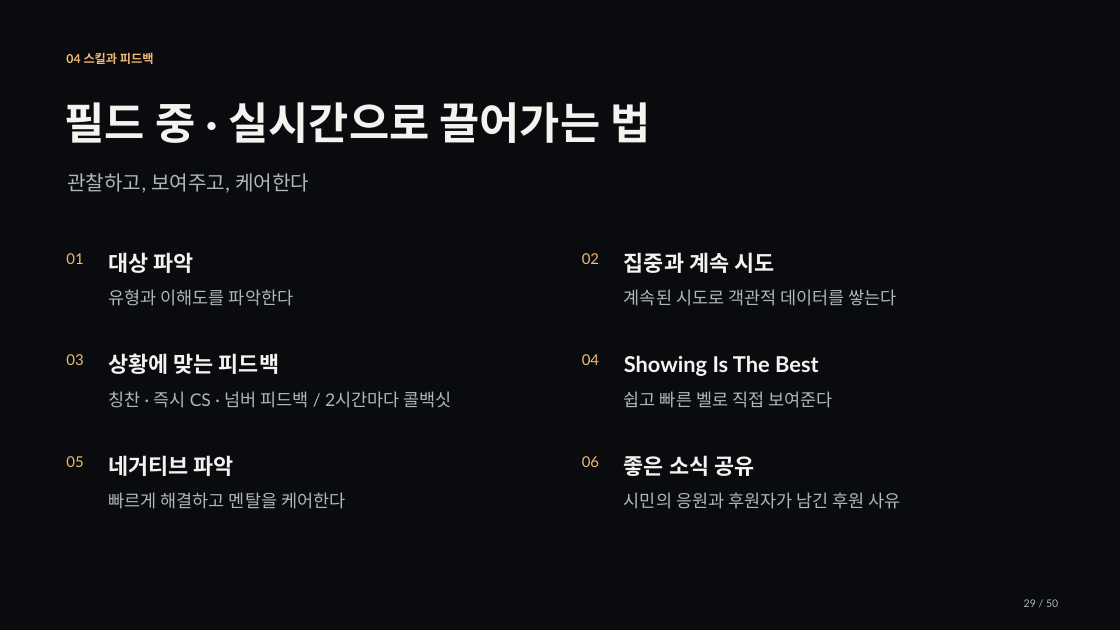
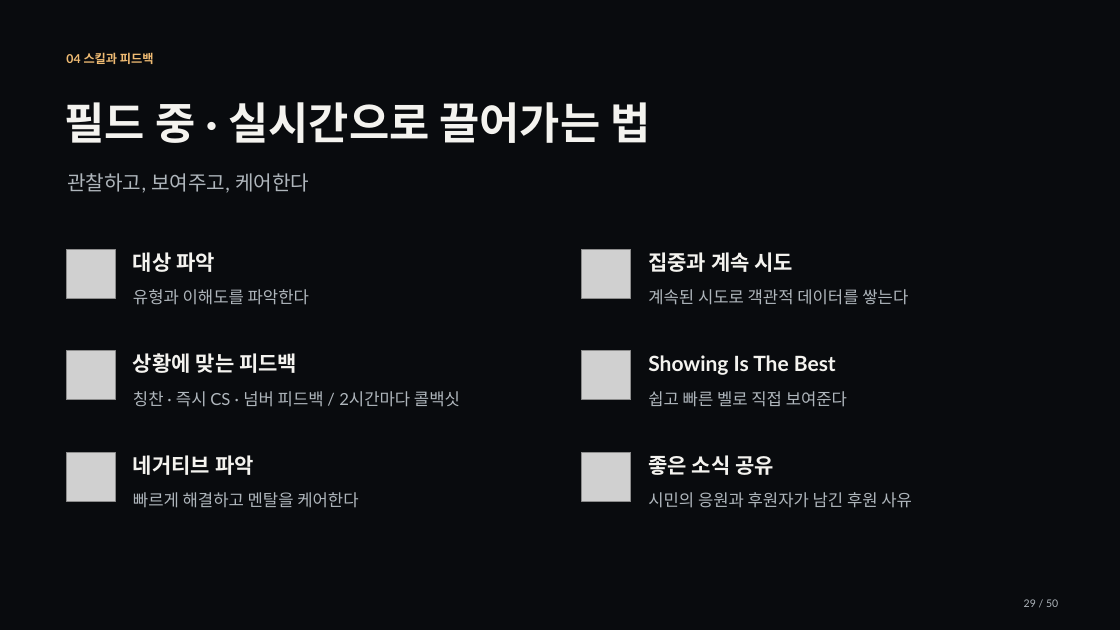
Before and after one commit to jaeyoung5178-bot/Presence, a slide deck: slide 29 of education/training/signature/training-signature.pptx. Drawn at 1120x630 pixels with LibreOffice and Linux fonts; fonts in the diff are those of the drawing; grey boxes stand for pictures. Boxes give left, top, right and bottom in pixels: in the first picture for what was removed or moved away, otherwise in the second. Text is boxed around its words. In the diff, an @@ line names an element or a change of style, - is before the commit and + after.

```diff
--- a/education/training/signature/training-signature.pptx
+++ b/education/training/signature/training-signature.pptx
@@ text removed at bbox=[66, 253, 83, 264] @@
-01
@@ picture added at bbox=[66, 250, 115, 298] @@
@@ text "대상 파악": place and size @@
-text "대상 파악" at bbox=[109, 252, 194, 273]
+text "대상 파악" at bbox=[133, 252, 215, 272]
@@ text removed at bbox=[582, 253, 599, 264] @@
-02
@@ picture added at bbox=[582, 250, 631, 298] @@
@@ text "집중과 계속 시도": place and size @@
-text "집중과 계속 시도" at bbox=[624, 252, 774, 273]
+text "집중과 계속 시도" at bbox=[648, 252, 793, 272]
@@ text "유형과 이해도를 파악한다": place and size @@
-text "유형과 이해도를 파악한다" at bbox=[109, 289, 293, 306]
+text "유형과 이해도를 파악한다" at bbox=[133, 289, 309, 305]
@@ text "계속된 시도로 객관적 데이터를 쌓는다": place and size @@
-text "계속된 시도로 객관적 데이터를 쌓는다" at bbox=[624, 289, 897, 306]
+text "계속된 시도로 객관적 데이터를 쌓는다" at bbox=[648, 289, 908, 305]
@@ text removed at bbox=[66, 354, 83, 365] @@
-03
@@ picture added at bbox=[66, 351, 115, 400] @@
@@ text "상황에 맞는 피드백": place and size @@
-text "상황에 맞는 피드백" at bbox=[109, 353, 279, 374]
+text "상황에 맞는 피드백" at bbox=[133, 353, 297, 373]
@@ text removed at bbox=[582, 354, 599, 365] @@
-04
@@ picture added at bbox=[582, 351, 631, 400] @@
@@ text "Showing Is The Best": place and size @@
-text "Showing Is The Best" at bbox=[624, 355, 819, 376]
+text "Showing Is The Best" at bbox=[648, 355, 836, 375]
@@ text "칭찬 · 즉시 CS · ...": place and size @@
-text "칭찬 · 즉시 CS · ..." at bbox=[109, 391, 452, 408]
+text "칭찬 · 즉시 CS · ..." at bbox=[133, 391, 460, 407]
@@ text "쉽고 빠른 벨로 직접 보여준다": place and size @@
-text "쉽고 빠른 벨로 직접 보여준다" at bbox=[624, 391, 832, 408]
+text "쉽고 빠른 벨로 직접 보여준다" at bbox=[648, 391, 847, 407]
@@ text removed at bbox=[66, 456, 83, 467] @@
-05
@@ picture added at bbox=[66, 453, 115, 502] @@
@@ text "네거티브 파악": place and size @@
-text "네거티브 파악" at bbox=[109, 455, 234, 476]
+text "네거티브 파악" at bbox=[133, 455, 254, 475]
@@ text removed at bbox=[582, 456, 599, 467] @@
-06
@@ picture added at bbox=[582, 453, 631, 502] @@
@@ size 18.8 to 18 pt in 6 elements at bbox=[133, 252, 215, 272], bbox=[648, 252, 793, 272], bbox=[133, 353, 297, 373], bbox=[648, 355, 836, 375], bbox=[133, 455, 254, 475], bbox=[648, 455, 774, 475] @@
@@ text "좋은 소식 공유": place and size @@
-text "좋은 소식 공유" at bbox=[624, 455, 754, 476]
+text "좋은 소식 공유" at bbox=[648, 455, 774, 475]
@@ text "빠르게 해결하고 멘탈을 케어한다": place and size @@
-text "빠르게 해결하고 멘탈을 케어한다" at bbox=[109, 492, 345, 509]
+text "빠르게 해결하고 멘탈을 케어한다" at bbox=[133, 492, 358, 508]
@@ size 15 to 14.2 pt in 6 elements at bbox=[133, 289, 309, 305], bbox=[648, 289, 908, 305], bbox=[133, 391, 460, 407], bbox=[648, 391, 847, 407], bbox=[133, 492, 358, 508], bbox=[648, 492, 912, 508] @@
@@ text "시민의 응원과 후원자가 남긴 후원 ...": place and size @@
-text "시민의 응원과 후원자가 남긴 후원 ..." at bbox=[624, 492, 901, 509]
+text "시민의 응원과 후원자가 남긴 후원 ..." at bbox=[648, 492, 912, 508]
```
Also in this commit, not shown: 24 other slides changed, 34 other files.
